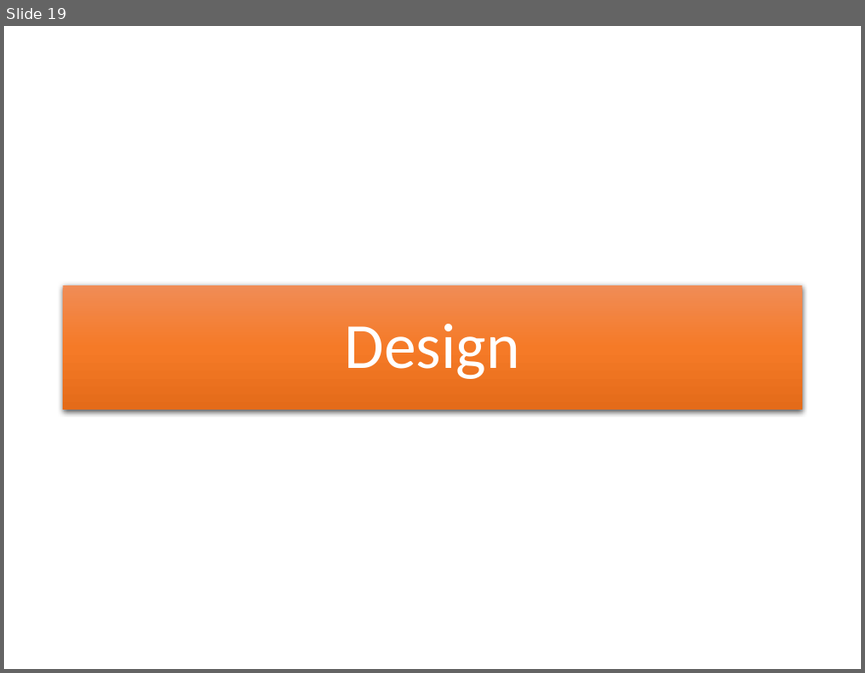
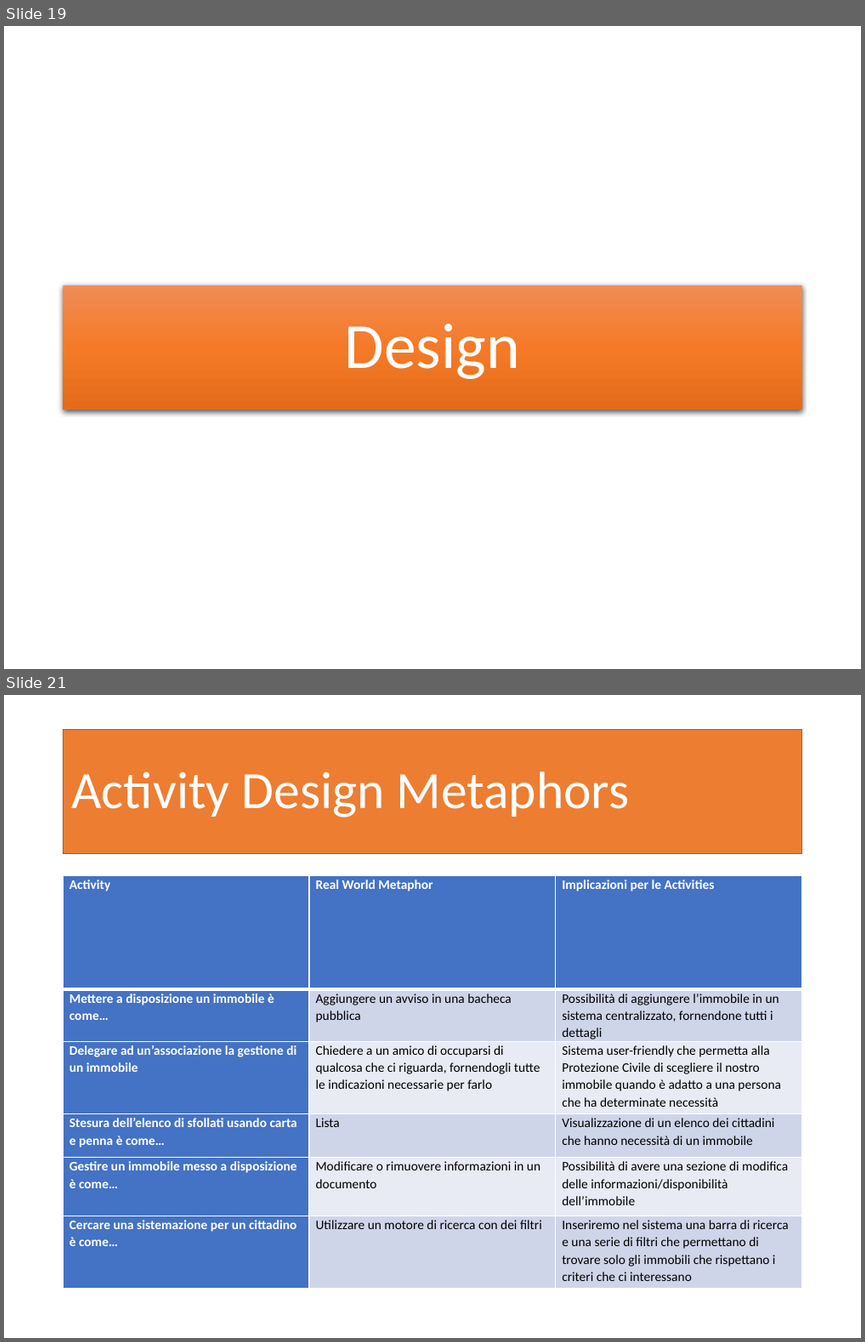
Before and after one commit to garjilius/ShareMyHouse, a slide deck: Documentazione/PresentazioneShareMyHouse.pptx. Shown one above the other, each under a label of ours: slide 19 before the commit, slides 19 and 21 after it; the slides between them are not shown. The pictures are 865x673 and 865x1342 pixels, drawn with LibreOffice and Linux fonts; fonts in the diff are those of the drawing. Boxes give left, top, right and bottom in pixels: in the first picture for what was removed or moved away, otherwise in the second. Text is boxed around its words. In the diff, an @@ line names an element or a change of style, - is before the commit and + after.

Commit message:
Aggiunta fase di design alla presentazione

```diff
--- a/Documentazione/PresentazioneShareMyHouse.pptx
+++ b/Documentazione/PresentazioneShareMyHouse.pptx
@@ slide 21 added at [4,695,861,1338], background #FFFFFF @@
@@ title added at [64,729,801,853], fill #ED7D31, outline #AF5C24 1 pt, 44 pt, text #FFFFFF @@
+Activity Design Metaphors
@@ table added at [64,876,801,1287], 6 rows, 3 columns @@
+Activity | Real World Metaphor | Implicazioni per le Activities
+Mettere a disposizione un immobile è come… | Aggiungere un avviso in una bacheca pubblica | Possibilità di aggiungere l’immobile in un sistema centralizzato, fornendone tutti i dettagli
+Delegare ad un’associazione la gestione di un immobile | Chiedere a un amico di occuparsi di qualcosa che ci riguarda, fornendogli tutte le indicazioni necessarie per farlo | Sistema user-friendly che permetta alla Protezione Civile di scegliere il nostro immobile quando è adatto a una persona che ha determinate necessità
+Stesura dell’elenco di sfollati usando carta e penna è come… | Lista | Visualizzazione di un elenco dei cittadini che hanno necessità di un immobile
+Gestire un immobile messo a disposizione è come… | Modificare o rimuovere informazioni in un documento | Possibilità di avere una sezione di modifica delle informazioni/disponibilità dell’immobile
+Cercare una sistemazione per un cittadino è come… | Utilizzare un motore di ricerca con dei filtri | Inseriremo nel sistema una barra di ricerca e una serie di filtri che permettano di trovare solo gli immobili che rispettano i criteri che ci interessano
```
Also in this commit, not shown: 1 slide changed, 12 other slides added, 2 other files.
